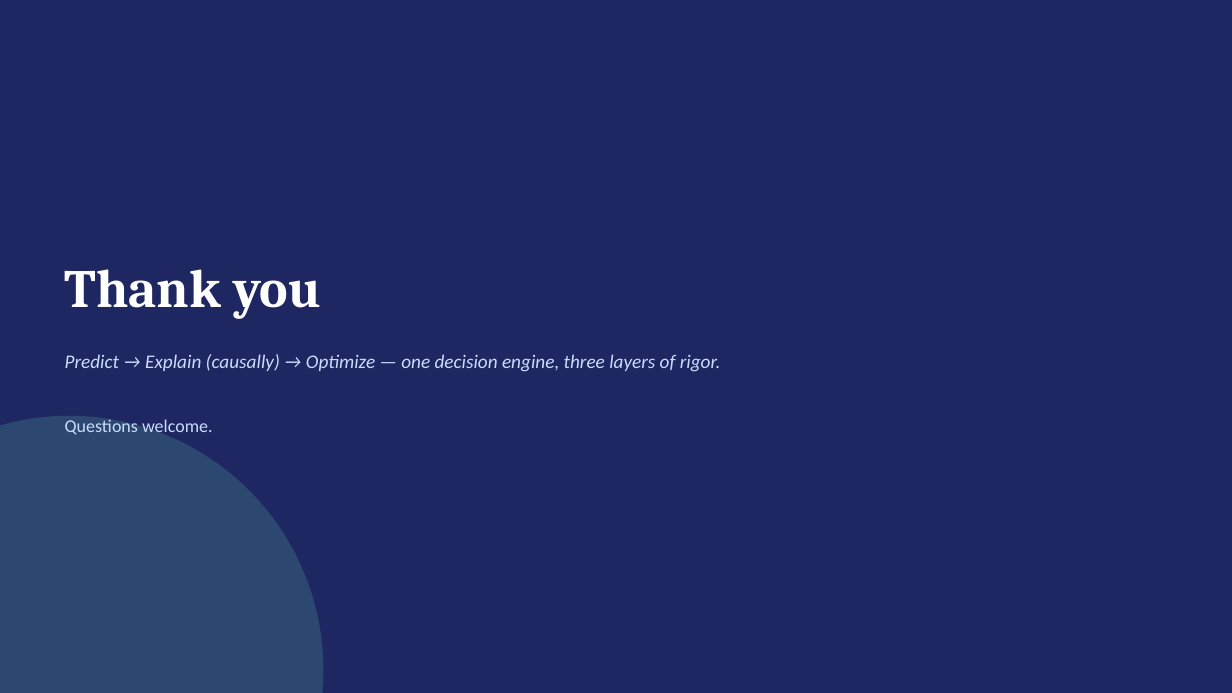
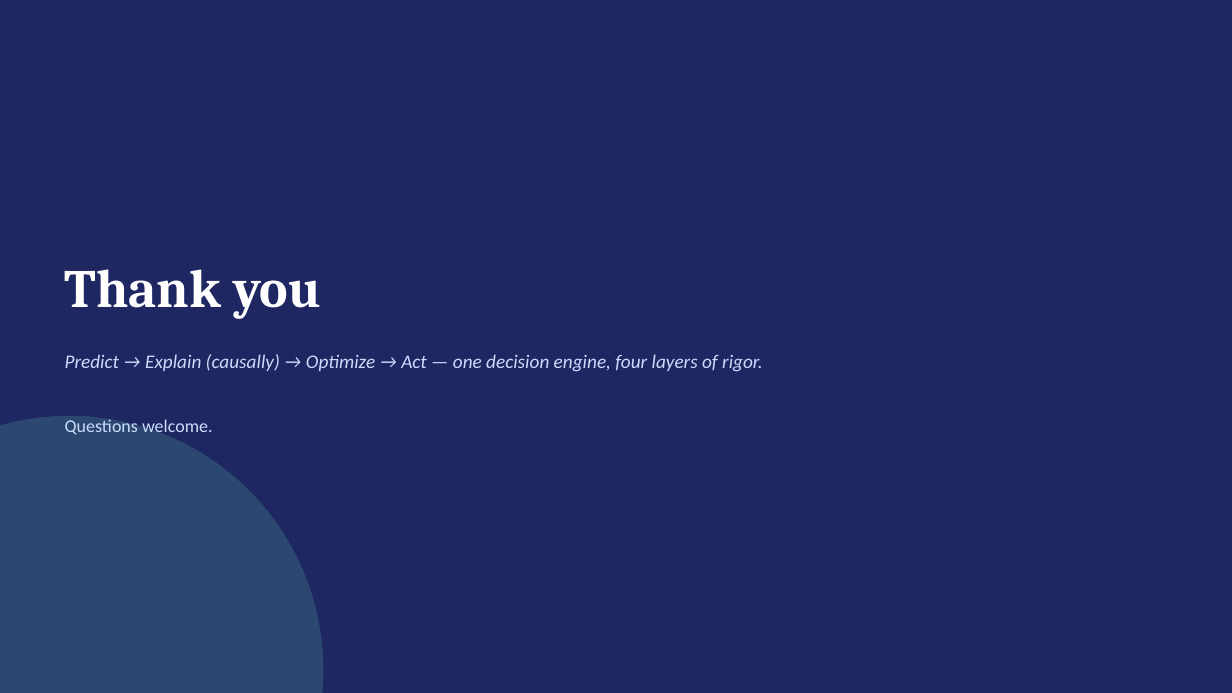
Before and after one commit to crystal1361/DDA-Retention, a slide deck: slide 18 of deck/vanguard_dda_deck.pptx (slide 15 before the commit). Drawn at 1232x693 pixels with LibreOffice and Linux fonts; fonts in the diff are those of the drawing. Boxes give left, top, right and bottom in pixels: in the first picture for what was removed or moved away, otherwise in the second. Text is boxed around its words. In the diff, an @@ line names an element or a change of style, - is before the commit and + after.

```diff
--- a/deck/vanguard_dda_deck.pptx
+++ b/deck/vanguard_dda_deck.pptx
@@ text at (x1=65, y1=354, x2=763, y2=372): text changed @@
-Predict → Explain (causally) → Optimize — one decision engine, three layers of rigor.
+Predict → Explain (causally) → Optimize → Act — one decision engine, four layers of rigor.
```
Also in this commit, not shown: 10 other slides changed, 3 slides added, 2 other files.
